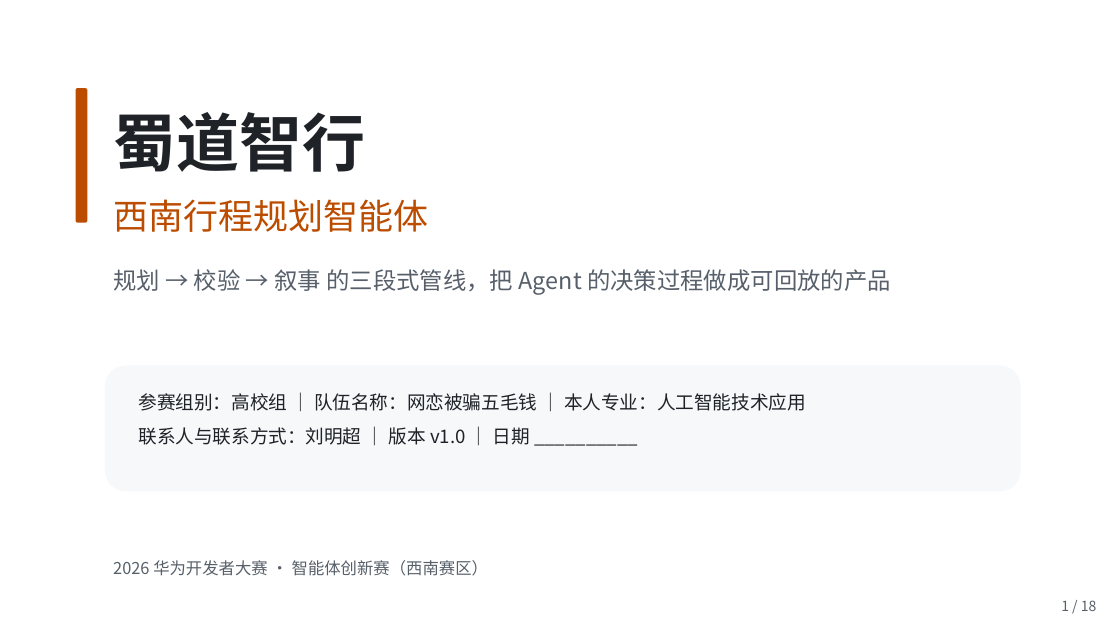
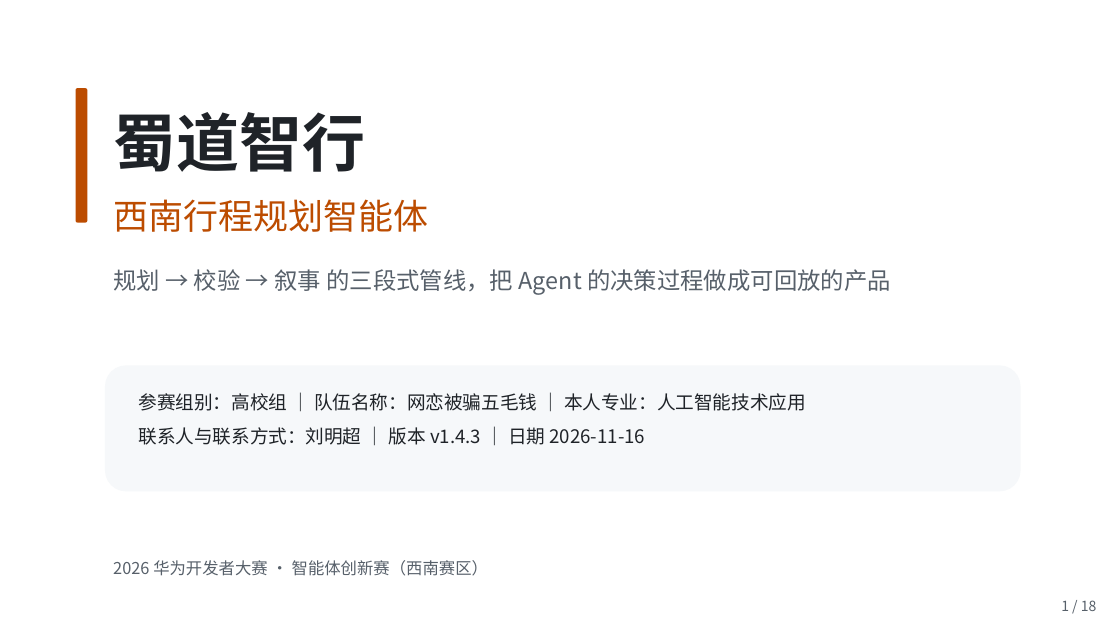
Before and after one commit to josndkosa/shudao-agent, a slide deck: slide 1 of ppt/蜀道智行.pptx. Drawn at 1120x630 pixels with LibreOffice and Linux fonts; fonts in the diff are those of the drawing. Boxes give left, top, right and bottom in pixels: in the first picture for what was removed or moved away, otherwise in the second. Text is boxed around its words. In the diff, an @@ line names an element or a change of style, - is before the commit and + after.

Commit message:
feat(release): v1.4.3 版本号统一 + PPT 常量填齐并重出 pptx/pdf [prompt 03M]
· CHANGELOG 补 [1.4.3] 条目：03M 拍摄模式/预检板/部署验证 + 本轮提交闸修复，
  此前 03M 整轮无记录（21 轮开发只有 20 条变更记录）。
· 版本号三处统一为 1.4.3（CHANGELOG 顶条 / gen_ppt.VERSION / 提交清单 --version）。
· gen_ppt 常量填齐：SUBMIT_DATE=2026-11-16，DEMO_URL=GitHub Pages 地址。
· 重出 ppt/蜀道智行.pptx（18 页）与 .pdf——旧 PDF 是 11-03 的，仍含未填下划线，
  占位闸只穿扫 pptx 抓不到它，但评委会看到。
· 新增 scripts/export_pdf.py：无 LibreOffice 时用 PowerPoint COM 导出 PDF，
  把「PPT 改了 PDF 没跟着改」这个陷阱固化成一条命令。
· preflight.ppt_constants 认识 VERSION=_changelog_top_version() 形式（原实现只认字面量，
  导致第 7 项永远红）。

预检板：5 项缺口 → 2 项（视频、六张图，均为人工）。

```diff
--- a/ppt/蜀道智行.pptx
+++ b/ppt/蜀道智行.pptx
@@ text at bbox=[138, 427, 646, 445]: text changed @@
-联系人与联系方式：刘明超 ｜ 版本 v1.0 ｜ 日期 __________
+联系人与联系方式：刘明超 ｜ 版本 v1.4.3 ｜ 日期 2026-11-16
```
Also in this commit, not shown: 3 other slides changed, 6 other files.
